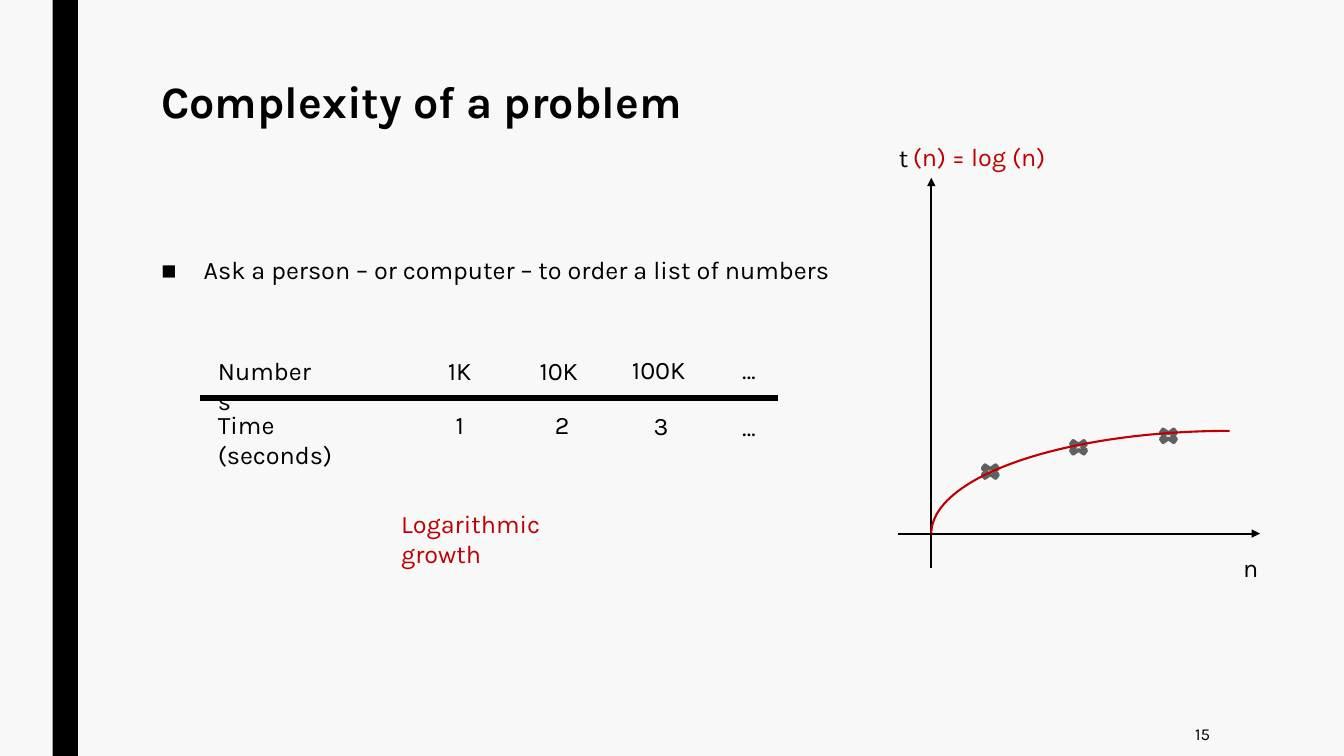
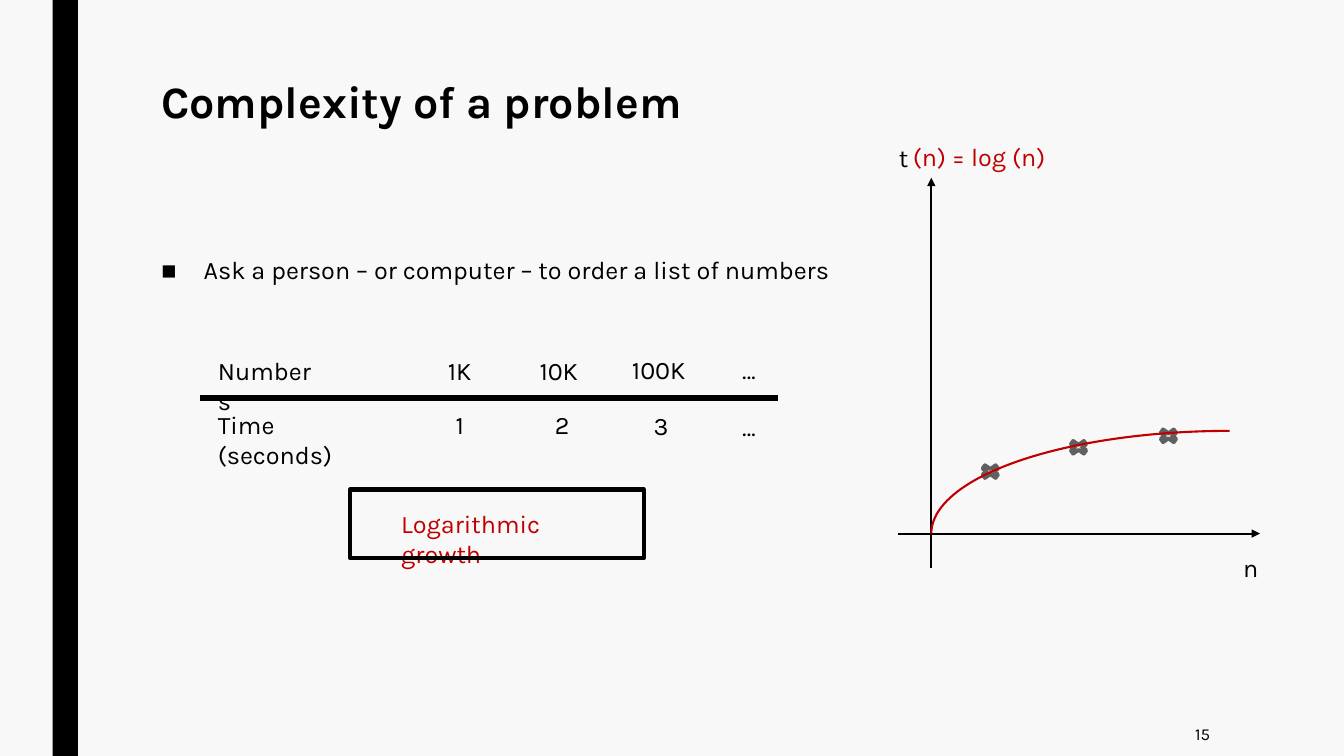
Before and after one commit to jurtasun/presentations, a slide deck: slide 14 of 202306_LMS_Complexity/230619_LMS_Complexity.ppt. Drawn at 1344x756 pixels with LibreOffice and Linux fonts; fonts in the diff are those of the drawing. Boxes give left, top, right and bottom in pixels: in the first picture for what was removed or moved away, otherwise in the second. Text is boxed around its words. In the diff, an @@ line names an element or a change of style, - is before the commit and + after.

```diff
--- a/202306_LMS_Complexity/230619_LMS_Complexity.ppt
+++ b/202306_LMS_Complexity/230619_LMS_Complexity.ppt
@@ rectangle added at [350,490,643,559], outline #000000 3 pt @@
```
Also in this commit, not shown: 7 other slides changed, 1 slide removed, 4 other files.
